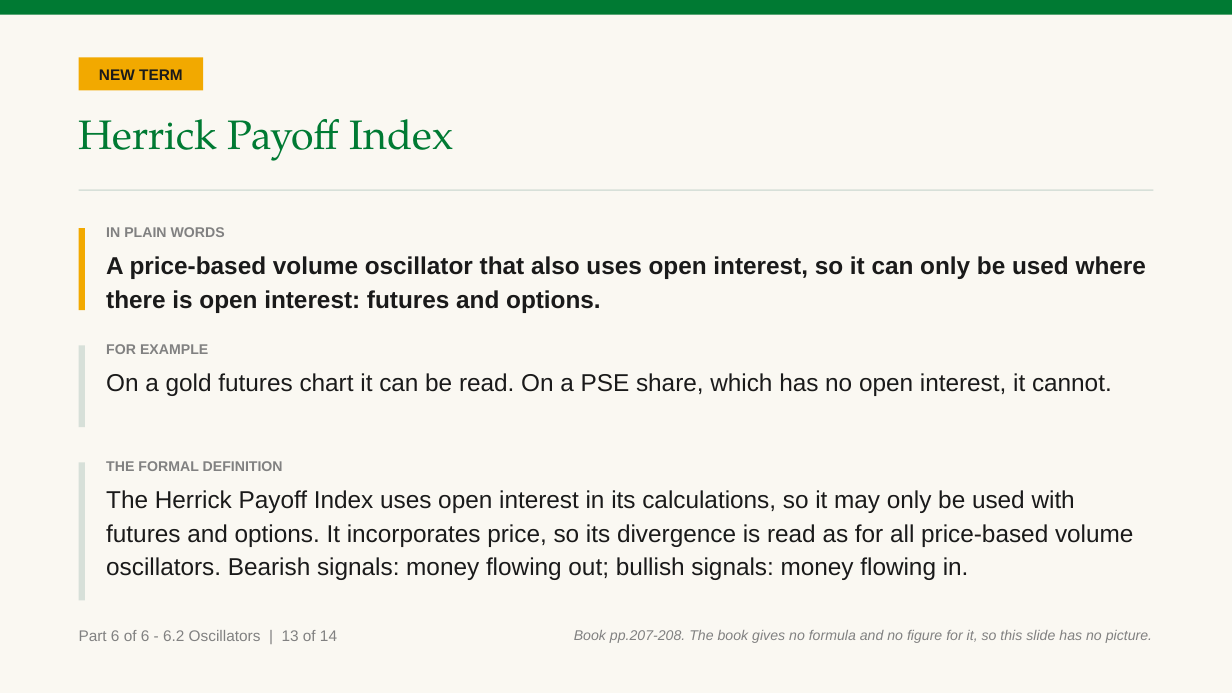
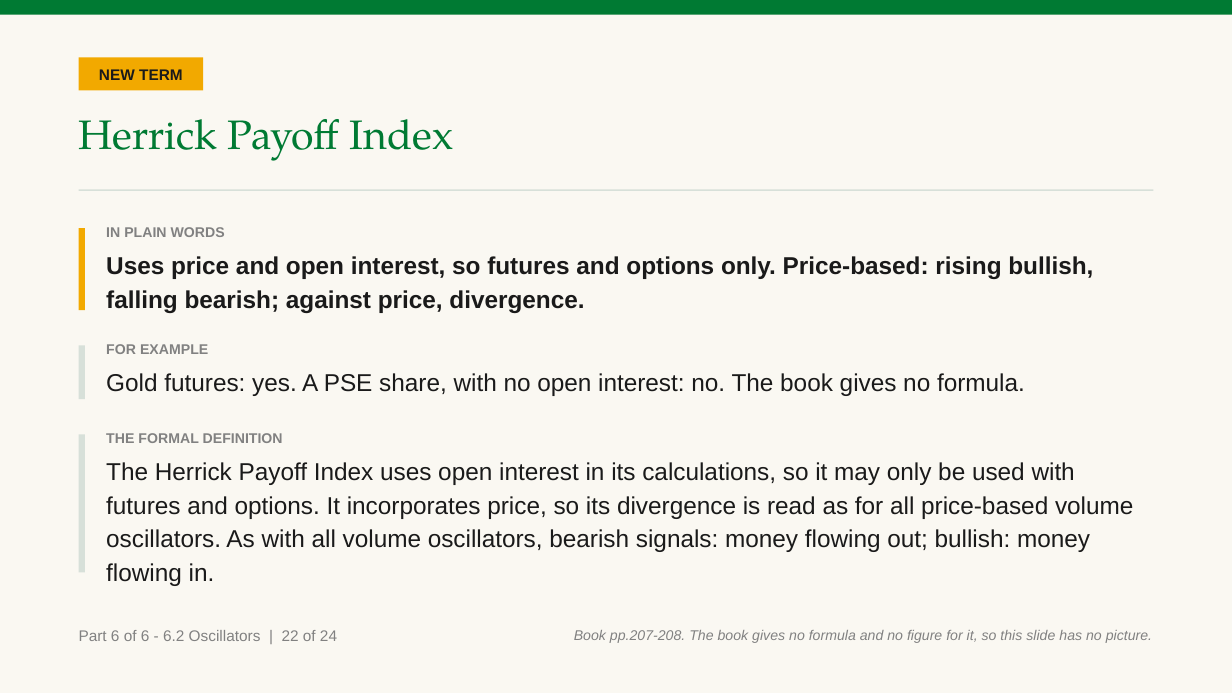
Before and after one commit to benjiesotelo-sudo/Telos_FIN1209, a slide deck: slide 165 of chapter-06/FIN1209-Chapter-06.pptx (slide 156 before the commit). Drawn at 1232x693 pixels with LibreOffice and Linux fonts; fonts in the diff are those of the drawing. Boxes give left, top, right and bottom in pixels: in the first picture for what was removed or moved away, otherwise in the second. Text is boxed around its words. In the diff, an @@ line names an element or a change of style, - is before the commit and + after.

```diff
--- a/chapter-06/FIN1209-Chapter-06.pptx
+++ b/chapter-06/FIN1209-Chapter-06.pptx
@@ text at [106, 256, 1093, 313]: text changed @@
-A price-based volume oscillator that also uses open interest, so it can only be used where there is open interest: futures and options.
+Uses price and open interest, so futures and options only. Price-based: rising bullish, falling bearish; against price, divergence.
@@ rectangle: place and size @@
-rectangle at [79, 346, 85, 428]
+rectangle at [79, 346, 85, 399]
@@ text at [106, 373, 1025, 396]: text changed @@
-On a gold futures chart it can be read. On a PSE share, which has no open interest, it cannot.
+Gold futures: yes. A PSE share, with no open interest: no. The book gives no formula.
@@ rectangle: place and size @@
-rectangle at [79, 462, 85, 600]
+rectangle at [79, 434, 85, 572]
@@ text "THE FORMAL DEFINITION": place and size @@
-text "THE FORMAL DEFINITION" at [106, 461, 1133, 580]
+text "THE FORMAL DEFINITION" at [106, 433, 1133, 586]
@@ text at [106, 462, 1133, 586]: text changed @@
-The Herrick Payoff Index uses open interest in its calculations, so it may only be used with futures and options. It incorporates price, so its divergence is read as for all price-based volume oscillators. Bearish signals: money flowing out; bullish signals: money flowing in.
+The Herrick Payoff Index uses open interest in its calculations, so it may only be used with futures and options. It incorporates price, so its divergence is read as for all price-based volume oscillators. As with all volume oscillators, bearish signals: money flowing out; bullish: money flowing in.
@@ text at [79, 630, 337, 641]: text changed @@
-Part 6 of 6 - 6.2 Oscillators | 13 of 14
+Part 6 of 6 - 6.2 Oscillators | 22 of 24
```
Also in this commit, not shown: 16 other slides changed, 14 slides added, 3 other files.
